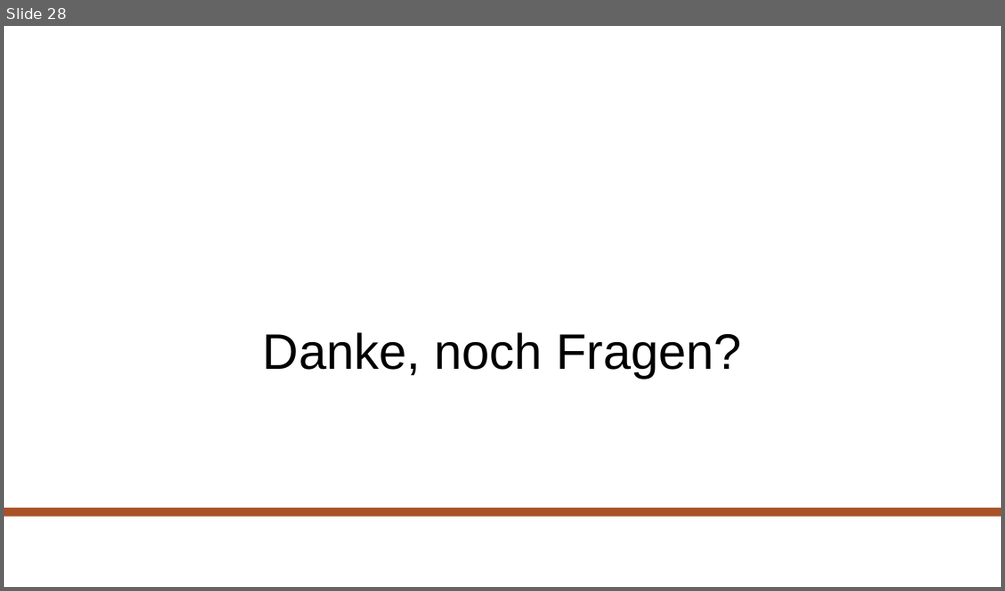
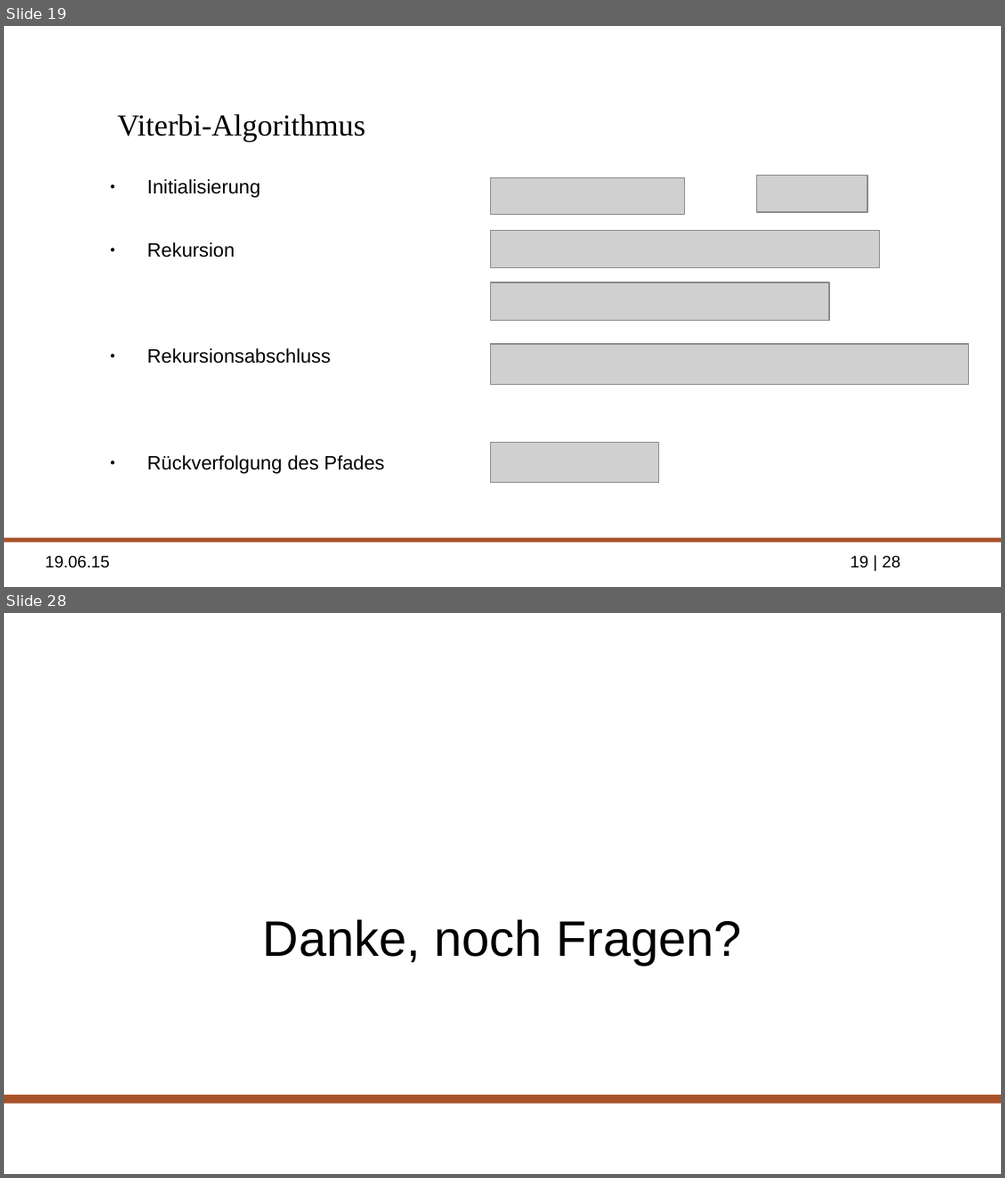
Before and after one commit to ppasler/Formale-Methoden-HMM, a slide deck: presentation/hidden_markov_pasler.odp. Shown one above the other, each under a label of ours: slide 28 before the commit, slides 19 and 28 after it; the slides between them are not shown. The pictures are 1005x591 and 1005x1178 pixels, drawn with LibreOffice and Linux fonts; fonts in the diff are those of the drawing; grey boxes stand for pictures; background and template pictures are left out. Boxes give left, top, right and bottom in pixels: in the first picture for what was removed or moved away, otherwise in the second. Text is boxed around its words. In the diff, an @@ line names an element or a change of style, - is before the commit and + after.

```diff
--- a/presentation/hidden_markov_pasler.odp
+++ b/presentation/hidden_markov_pasler.odp
@@ slide 19 added at [4, 26, 1001, 587], background picture (left out) @@
@@ title added at [117, 114, 365, 142], 22 pt, text #000000 @@
+Viterbi-Algorithmus
@@ text added at [147, 179, 385, 473], 14 pt, text #000000 @@
+● Initialisierung
+● Rekursion
+● Rekursionsabschluss
+● Rückverfolgung des Pfades
@@ picture added at [491, 177, 685, 215] @@
@@ picture added at [757, 176, 867, 212] @@
@@ picture added at [491, 231, 879, 268] @@
@@ picture added at [491, 282, 829, 320] @@
@@ picture added at [491, 344, 968, 385] @@
@@ picture added at [491, 442, 659, 482] @@
@@ rectangle added at [4, 538, 1001, 542], fill #A85229 @@
@@ text added at [45, 556, 110, 568], 12 pt, text #000000 @@
+19.06.15
@@ page number added at [850, 556, 900, 567], 12 pt, text #000000 @@
+19 | 28
```
Also in this commit, not shown: 25 slides changed, 1 other slide added, 2 slides removed.
